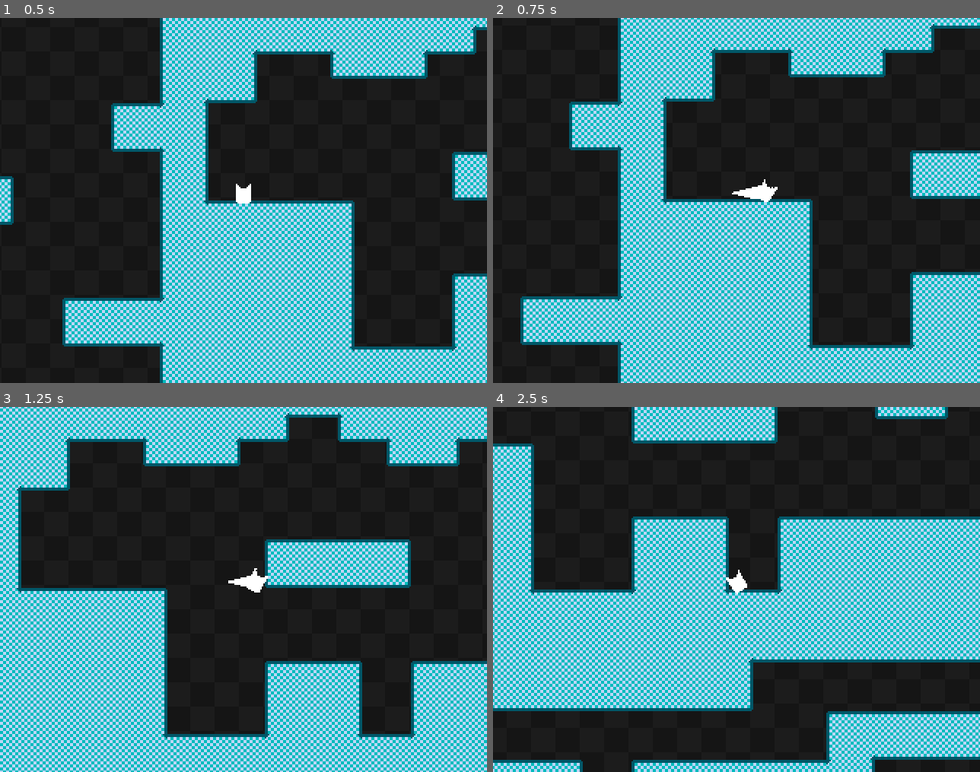
Above: before the commit, frames 1-4 (two rows, left to right).
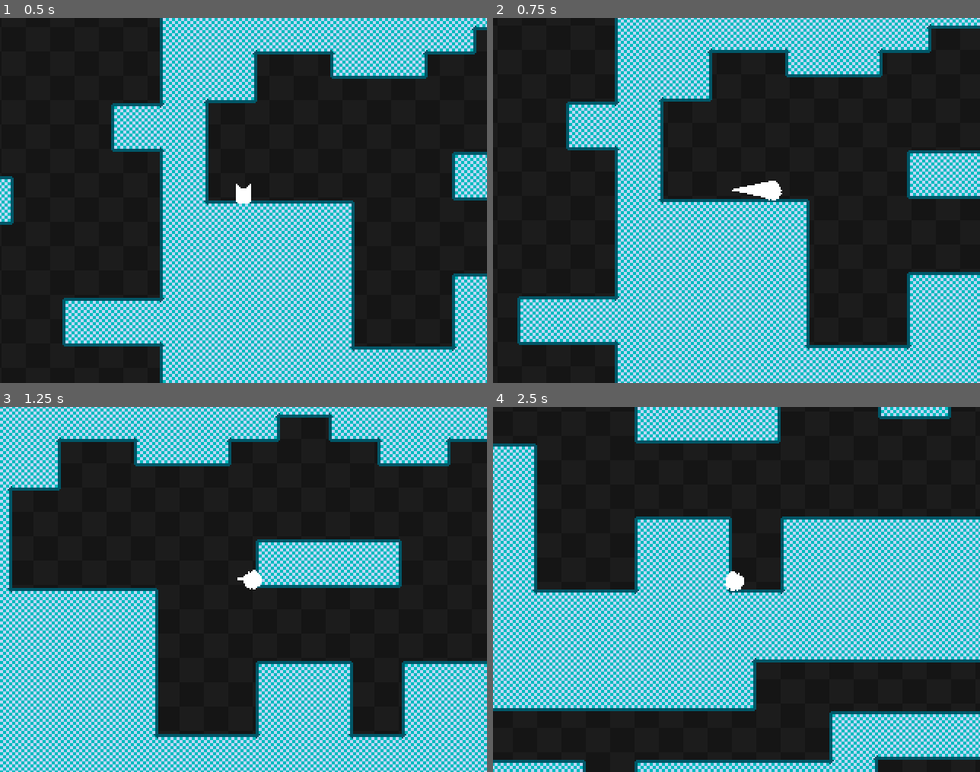
Above: after the commit, the same moments.

Repository: deltea/Gravity
Game: Godot game, scene res://main.tscn
The game is run twice, just before and just after one commit, with the same random seed, the same clock (stepped at 60 frames per second) and the same inputs.
Inputs:
- Up to frame 1 (0.5 s): no input
- Up to frame 2 (0.75 s): hold D (right) from 0.53 s (still down); tap Shift (transform, bound only before the commit) at 0.6 s
- Up to frame 3 (1.25 s): keep holding D (right); tap Space (jump) at 0.77 s
- Up to frame 4 (2.5 s): tap Shift (transform, bound only before the commit) at 1.35, 2.1 s; tap Space (jump) at 1.52 s; release D (right) at 2.03 s; hold A (left) from 2.03 s (still down)

Frame 1 is identical in both runs. In frame 2, 45% of the frame differs, in the area x 5-100%, y 0-100%; in frame 3, 49%; in frame 4, 50%, in the area x 0-100%, y 0-100%.

Commit message:
🦸 better flying

Diff:
--- a/player.gd
+++ b/player.gd
@@ -4,18 +4,19 @@
 enum { RUN, FLY }
 
 @export_group("Running")
-@export var run_speed = 180
+@export var run_speed = 200
 @export var jump_velocity = 320
 @export var gravity = 980
 @export var fall_gravity = 1800
 @export var double_jump = true
 
 @export_group("Flying")
-@export var fly_speed = 240
+@export var fly_speed = 280
 @export var acceleration = 1800
 @export var deceleration = 1800
 
 @export_group("Animation")
+@export var fly_texture: Texture2D
 @export var stretch = 1.8
 @export var squash = 1.8
 @export var squash_stretch_smoothing = 4
@@ -24,15 +25,19 @@
 
 @onready var sprite := $Sprite
 @onready var trail := $Trail
+@onready var run_collider := $CollisionShape
+@onready var fly_collider := $FlyCollisionShape
 
 var state = RUN
 var original_scale = Vector2.ONE
+var original_texture: Texture2D
 var run_rotation = 0
 var double_jump_rotation = 0
 var can_double_jump = false
 
 func _ready():
 	Globals.player = self
+	original_texture = sprite.texture
 
 func _process(delta: float) -> void:
 	sprite.scale = sprite.scale.move_toward(original_scale, squash_stretch_smoothing * delta)
@@ -70,9 +75,8 @@
 				double_jump_rotation += (1.0 if input == 0 else input) * 360
 				can_double_jump = false
 
-	if Input.is_action_just_pressed("transform"):
-		state = FLY
-		trail.enable()
+	if Input.is_action_just_pressed("fly"):
+		start_fly()
 
 	var was_on_floor = is_on_floor()
 
@@ -88,8 +92,21 @@
 	else:
 		velocity = velocity.move_toward(Vector2.ZERO, deceleration * delta)
 
-	if Input.is_action_just_pressed("transform"):
-		state = RUN
-		trail.disable()
+	if Input.is_action_just_pressed("fly"):
+		end_fly()
 
 	move_and_slide()
+
+func start_fly():
+	state = FLY
+	trail.enable()
+	sprite.texture = fly_texture
+	run_collider.disabled = true
+	fly_collider.disabled = false
+
+func end_fly():
+	state = RUN
+	trail.disable()
+	sprite.texture = original_texture
+	fly_collider.disabled = true
+	run_collider.disabled = false
--- a/player.tscn
+++ b/player.tscn
@@ -1,17 +1,22 @@
-[gd_scene load_steps=5 format=3 uid="uid://o63hvo6vk6iw"]
+[gd_scene load_steps=7 format=3 uid="uid://o63hvo6vk6iw"]
 
 [ext_resource type="Texture2D" uid="uid://b2n37avqy4hfc" path="res://assets/player.png" id="1_igxjj"]
 [ext_resource type="Script" path="res://player.gd" id="1_in1dq"]
+[ext_resource type="Texture2D" uid="uid://d3chpeu2m4mo7" path="res://assets/player-fly.png" id="2_c5hv1"]
 [ext_resource type="PackedScene" uid="uid://bqkfbf7544rt" path="res://trail.tscn" id="3_r48iw"]
 
 [sub_resource type="RectangleShape2D" id="RectangleShape2D_xck2d"]
 size = Vector2(10, 8)
+
+[sub_resource type="CircleShape2D" id="CircleShape2D_dn35j"]
+radius = 2.0
 
 [node name="Player" type="CharacterBody2D"]
 collision_layer = 2
 collision_mask = 15
 floor_constant_speed = true
 script = ExtResource("1_in1dq")
+fly_texture = ExtResource("2_c5hv1")
 
 [node name="Sprite" type="Sprite2D" parent="."]
 position = Vector2(0, -6)
@@ -26,5 +31,11 @@
 position = Vector2(0, -5)
 shape = SubResource("RectangleShape2D_xck2d")
 
+[node name="FlyCollisionShape" type="CollisionShape2D" parent="."]
+position = Vector2(0, -5)
+shape = SubResource("CircleShape2D_dn35j")
+disabled = true
+
 [node name="Trail" parent="." instance=ExtResource("3_r48iw")]
-position = Vector2(0, -5)
+position = Vector2(0, -7)
+width = 12.0
--- a/project.godot
+++ b/project.godot
@@ -48,7 +48,7 @@
 , Object(InputEventKey,"resource_local_to_scene":false,"resource_name":"","device":-1,"window_id":0,"alt_pressed":false,"shift_pressed":false,"ctrl_pressed":false,"meta_pressed":false,"pressed":false,"keycode":0,"physical_keycode":4194321,"key_label":0,"unicode":0,"echo":false,"script":null)
 ]
 }
-transform={
+fly={
 "deadzone": 0.5,
 "events": [Object(InputEventKey,"resource_local_to_scene":false,"resource_name":"","device":-1,"window_id":0,"alt_press …(182 unchanged characters)…
 , Object(InputEventKey,"resource_local_to_scene":false,"resource_name":"","device":-1,"window_id":0,"alt_pressed":false,"shift_pressed":false,"ctrl_pressed":false,"meta_pressed":false,"pressed":false,"keycode":0,"physical_keycode":88,"key_label":0,"unicode":120,"echo":false,"script":null)
--- a/trail.gd
+++ b/trail.gd
@@ -7,12 +7,10 @@
 var enabled = false
 
 func _process(_delta: float) -> void:
-	if not enabled: return
-
 	var pos = get_parent().global_position
 
-	queue.push_front(pos)
-	if queue.size() > trail_length:
+	if enabled: queue.push_front(pos)
+	if queue.size() > (trail_length if enabled else 0):
 		queue.pop_back()
 
 	clear_points()
@@ -25,5 +23,3 @@
 
 func disable():
 	enabled = false
-	clear_points()
-	queue = []
--- a/trail.tscn
+++ b/trail.tscn
@@ -8,6 +8,9 @@
 
 [node name="Trail" type="Line2D"]
 top_level = true
-z_index = -10
+width = 15.0
 width_curve = SubResource("Curve_1f21s")
+joint_mode = 2
+begin_cap_mode = 2
+end_cap_mode = 2
 script = ExtResource("1_b1d3e")
Binary file added: assets/player-fly.png
Not shown, added: assets/player-fly.png.import
